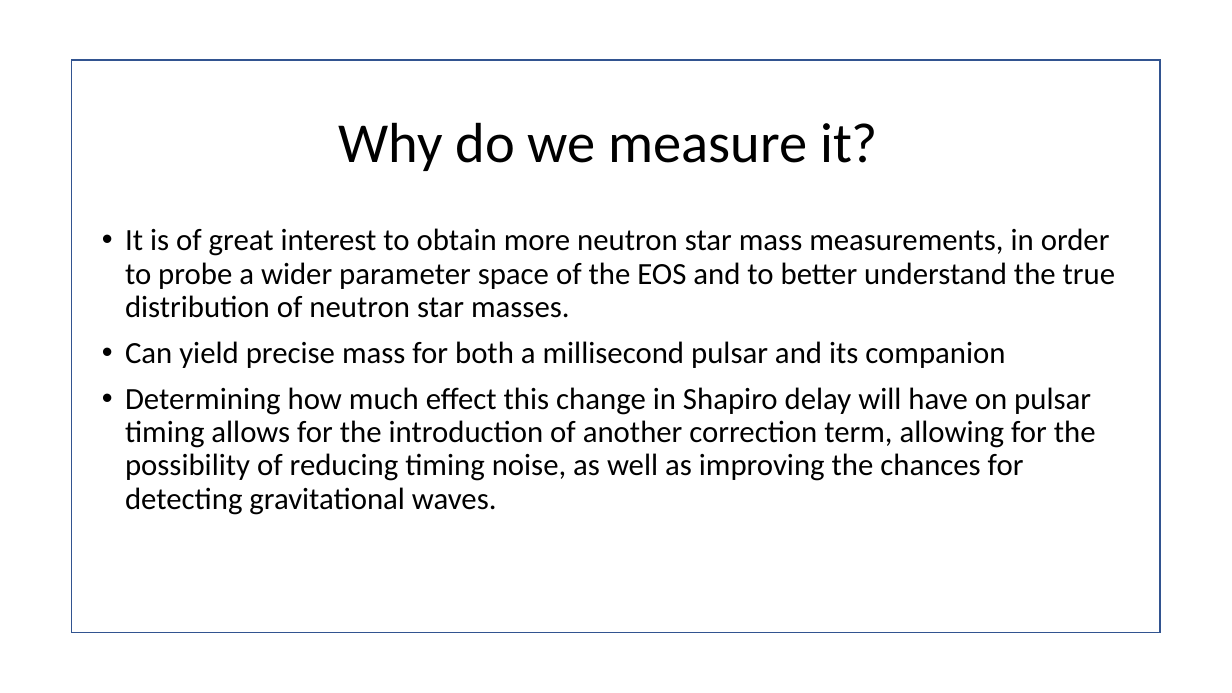
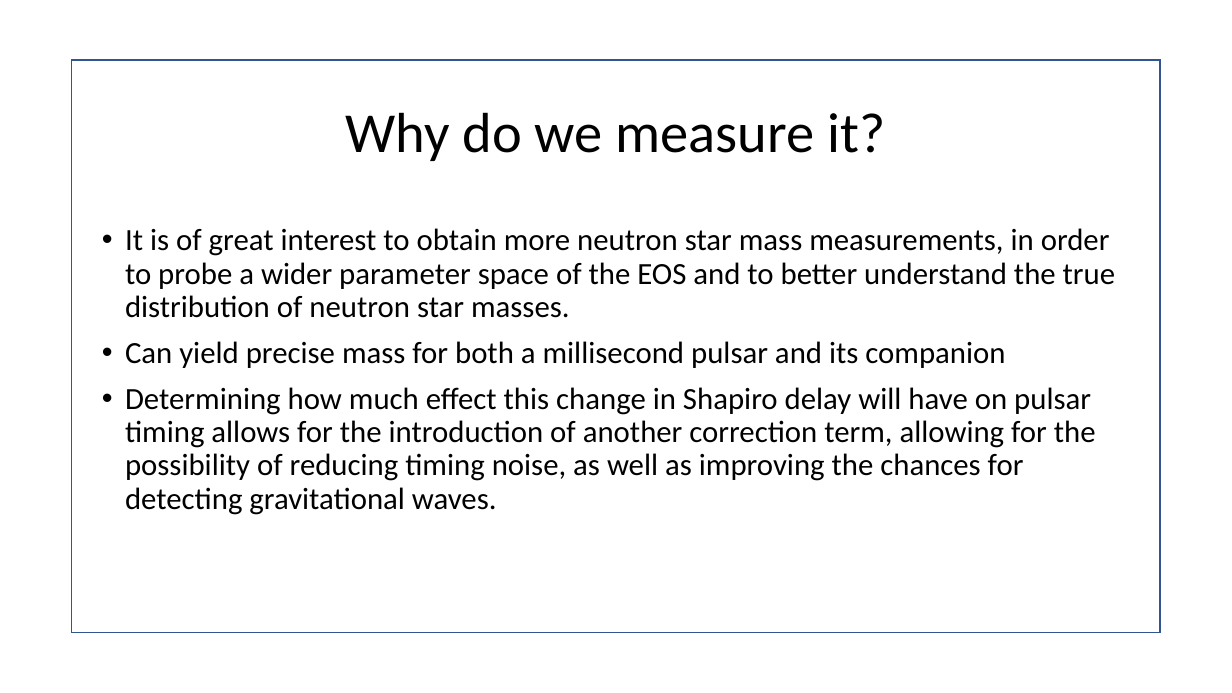
Before and after one commit to T-Rutt/presentation, a slide deck: slide 12 of The Shapiro Delay.pptx (slide 8 before the commit). Drawn at 1232x693 pixels with LibreOffice and Linux fonts; fonts in the diff are those of the drawing; background and template pictures are left out. Boxes give left, top, right and bottom in pixels: in the first picture for what was removed or moved away, otherwise in the second. Text is boxed around its words. In the diff, an @@ line names an element or a change of style, - is before the commit and + after.

```diff
--- a/The Shapiro Delay.pptx
+++ b/The Shapiro Delay.pptx
@@ title "Why do we measure it?": place and size @@
-title "Why do we measure it?" at bbox=[339, 122, 878, 171]
+title "Why do we measure it?" at bbox=[346, 112, 885, 161]
@@ title "Why do we measure it?" at bbox=[346, 112, 885, 161]: alignment left to centre @@
```
Also in this commit, not shown: 11 other slides changed, 7 slides added, 3 slides removed, 1 other file.
